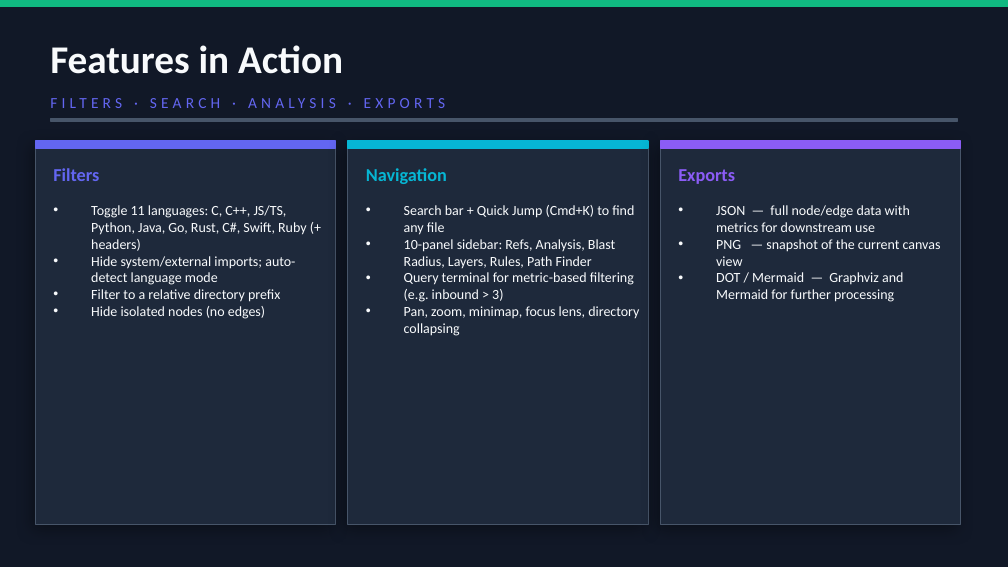
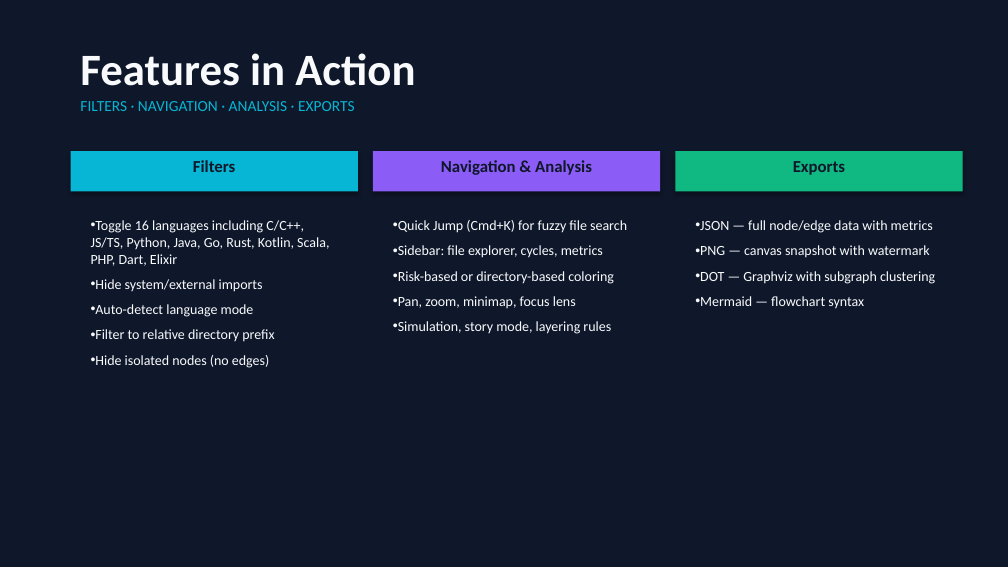
Before and after one commit to hstephan23/dep_graph, a slide deck: slide 11 of DepGraph.pptx. Drawn at 1008x567 pixels with LibreOffice and Linux fonts; fonts in the diff are those of the drawing. Boxes give left, top, right and bottom in pixels: in the first picture for what was removed or moved away, otherwise in the second. Text is boxed around its words. In the diff, an @@ line names an element or a change of style, - is before the commit and + after.

```diff
--- a/DepGraph.pptx
+++ b/DepGraph.pptx
@@ background #111827 to #0F172A @@
@@ rectangle removed at [0, 0, 1008, 6] @@
@@ text "Features in Action": place and size @@
-text "Features in Action" at [50, 45, 343, 74]
+text "Features in Action" at [80, 53, 415, 86]
@@ text "Features in Action" at [80, 53, 415, 86]: size 28 to 32 pt; vertical alignment middle to top @@
@@ rectangle removed at [50, 119, 958, 121] @@
@@ text "FILTERS · NAVIGATION · ANALYSIS ..." at [80, 101, 354, 111]: vertical alignment middle to top @@
@@ text at [80, 101, 354, 111]: text changed; text colour #6366F1 to #06B6D4 @@
-FILTERS · SEARCH · ANALYSIS · EXPORTS
+FILTERS · NAVIGATION · ANALYSIS · EXPORTS
@@ rectangle removed at [35, 141, 336, 524] @@
@@ rectangle removed at [348, 141, 648, 524] @@
@@ rectangle removed at [348, 141, 648, 148] @@
@@ rectangle removed at [660, 141, 961, 524] @@
@@ text "Filters": place and size @@
-text "Filters" at [53, 168, 99, 181]
+text "Filters" at [193, 160, 235, 172]
@@ text "Filters" at [193, 160, 235, 172]: size 13 to 12 pt, text colour #6366F1 to #0F172A; alignment left to centre; vertical alignment middle to top @@
@@ rectangle added at [71, 151, 358, 192], fill #06B6D4 @@
@@ text "Navigation & Analysis" at [441, 160, 592, 175]: vertical alignment middle to top @@
@@ rectangle: place and size @@
-rectangle at [35, 141, 336, 148]
+rectangle at [373, 151, 660, 192]
@@ rectangle at [373, 151, 660, 192]: fill #6366F1 to #8B5CF6; outline #6366F1 1 pt to none; shadow on @@
@@ text at [441, 160, 592, 175]: text changed; size 13 to 12 pt; text colour #06B6D4 to #0F172A @@
-Navigation
+Navigation & Analysis
@@ text "Exports" at [793, 161, 845, 175]: size 13 to 12 pt, text colour #8B5CF6 to #0F172A; alignment left to centre; vertical alignment middle to top @@
@@ rectangle: place and size @@
-rectangle at [660, 141, 961, 148]
+rectangle at [675, 151, 963, 192]
@@ rectangle at [675, 151, 963, 192]: fill #8B5CF6 to #10B981; outline #8B5CF6 1 pt to none; shadow on @@
@@ text "Toggle 16 languages including C/C++, ...": place and size @@
-text "Toggle 16 languages including C/C++, ..." at [91, 205, 306, 319]
+text "Toggle 16 languages including C/C++, ..." at [91, 220, 329, 368]
@@ text at [91, 220, 329, 342]: text changed @@
-• Toggle 11 languages: C, C++, JS/TS, Python, Java, Go, Rust, C#, Swift, Ruby (+ headers)
-• Hide system/external imports; auto-detect language mode
-• Filter to a relative directory prefix
+• Toggle 16 languages including C/C++, JS/TS, Python, Java, Go, Rust, Kotlin, Scala, PHP, Dart, Elixir
+• Hide system/external imports
+• Auto-detect language mode
+• Filter to relative directory prefix
@@ text at [398, 220, 627, 334]: text changed @@
-• Search bar + Quick Jump (Cmd+K) to find any file
-• 10-panel sidebar: Refs, Analysis, Blast Radius, Layers, Rules, Path Finder
-• Query terminal for metric-based filtering (e.g. inbound > 3)
-• Pan, zoom, minimap, focus lens, directory collapsing
+• Quick Jump (Cmd+K) for fuzzy file search
+• Sidebar: file explorer, cycles, metrics
+• Risk-based or directory-based coloring
+• Pan, zoom, minimap, focus lens
+• Simulation, story mode, layering rules
@@ text at [700, 220, 935, 309]: text changed @@
-• JSON — full node/edge data with metrics for downstream use
-• PNG — snapshot of the current canvas view
-• DOT / Mermaid — Graphviz and Mermaid for further processing
+• JSON — full node/edge data with metrics
+• PNG — canvas snapshot with watermark
+• DOT — Graphviz with subgraph clustering
+• Mermaid — flowchart syntax
@@ text at [95, 355, 269, 368]: indent changed; more space between paragraphs @@
```
Also in this commit, not shown: 10 other slides changed, 1 slide added, 1 slide removed, 26 other files.
